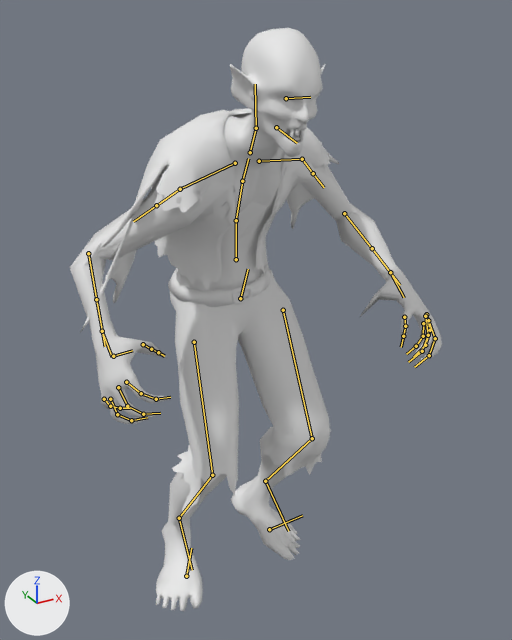
The glTF model assets_dev/worlds/mm8/models/mm8_m468.glb, before and after one commit.
Before and after are seen from a camera (50 mm lens) standing at (-0.859, -1.668, 1.74) and looking at (0.032, -0.048, 0.93). Every picture has the same lights, and +X, +Y and +Z are marked at lower left. The first picture is the older version. Both versions are drawn at frame 0 of the action 'Walking'; the numbers are the values there. The bones that change, and the others that lie on the model, are drawn over the model as lines.

Objects in the first picture: 'M468'.
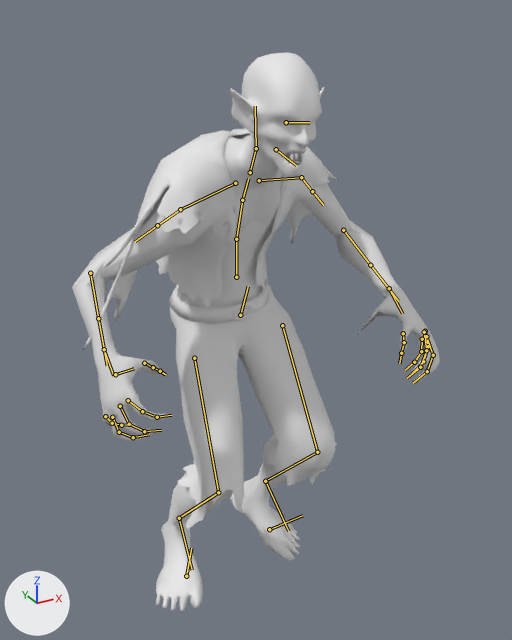
Edits to the bpy script that builds the scene:
```text
Change bone_b_pelvis:
    where bone_b_pelvis = bpy.data.objects['Rig'].pose.bones['B_Pelvis']
    bone_b_pelvis.location: (0.005, 0.003, 0.0) -> (0.022, -0.044, 0.0)
Change bone_b_l_thigh:
    where bone_b_l_thigh = bpy.data.objects['Rig'].pose.bones['B_L_Thigh']  # child of 'B_Pelvis'
    bone_b_l_thigh.rotation_quaternion: (-0.969, 0.187, 0.087, 0.136) -> (-0.96, 0.19, 0.096, 0.184)  # degrees (-20, -13, -14) -> degrees (-20, -15, -19)
Change bone_b_l_calf:
    where bone_b_l_calf = bpy.data.objects['Rig'].pose.bones['B_L_Calf']  # child of 'B_L_Thigh'
    bone_b_l_calf.rotation_quaternion: (0.968, 0.148, 0.021, 0.204) -> (0.944, 0.136, 0.003, 0.301)  # degrees (17, -1, 24) -> degrees (15, -4, 35)
Change bone_b_l_foot:
    where bone_b_l_foot = bpy.data.objects['Rig'].pose.bones['B_L_Foot']  # child of 'B_L_Calf'
    bone_b_l_foot.rotation_quaternion: (0.977, -0.096, -0.173, -0.084) -> (0.98, -0.091, -0.175, -0.031)  # degrees (-10, -21, -8) -> degrees (-10, -20, -2)
Change bone_b_r_thigh:
    where bone_b_r_thigh = bpy.data.objects['Rig'].pose.bones['B_R_Thigh']  # child of 'B_Pelvis'
    bone_b_r_thigh.rotation_quaternion: (0.995, 0.055, 0.081, -0.034) -> (0.991, 0.051, 0.083, -0.089)  # degrees (6, 10, -3) -> degrees (5, 10, -10)
Change bone_b_r_calf:
    where bone_b_r_calf = bpy.data.objects['Rig'].pose.bones['B_R_Calf']  # child of 'B_R_Thigh'
    bone_b_r_calf.rotation_quaternion: (0.977, -0.156, 0.134, 0.059) -> (0.961, -0.154, 0.15, 0.175)  # degrees (-17, 16, 4) -> degrees (-15, 20, 18)
Change bone_b_r_foot:
    where bone_b_r_foot = bpy.data.objects['Rig'].pose.bones['B_R_Foot']  # child of 'B_R_Calf'
    bone_b_r_foot.rotation_quaternion: (0.986, -0.077, 0.122, 0.087) -> (-0.977, 0.074, -0.137, -0.148)  # degrees (-8, 15, 9) -> degrees (-6, 17, 16)
```

Pixel boxes (x1, y1, x2, y2) of what changed, in the pictures (512 x 640 px):
'M468', posed
    before: (70, 28, 442, 611)
    after: (72, 53, 440, 611)
bone 'B_Pelvis', root to tip
    before: (240, 298) to (248, 269)
    after: (240, 315) to (248, 286)
bone 'B_L_Thigh', root to tip
    before: (283, 310) to (312, 438)
    after: (282, 325) to (317, 452)
bone 'B_L_Calf', root to tip
    before: (312, 438) to (265, 481)
    after: (317, 452) to (265, 481)
bone 'B_R_Thigh', root to tip
    before: (194, 342) to (212, 475)
    after: (194, 358) to (218, 492)
bone 'B_R_Calf', root to tip
    before: (212, 475) to (179, 518)
    after: (218, 492) to (179, 518)
